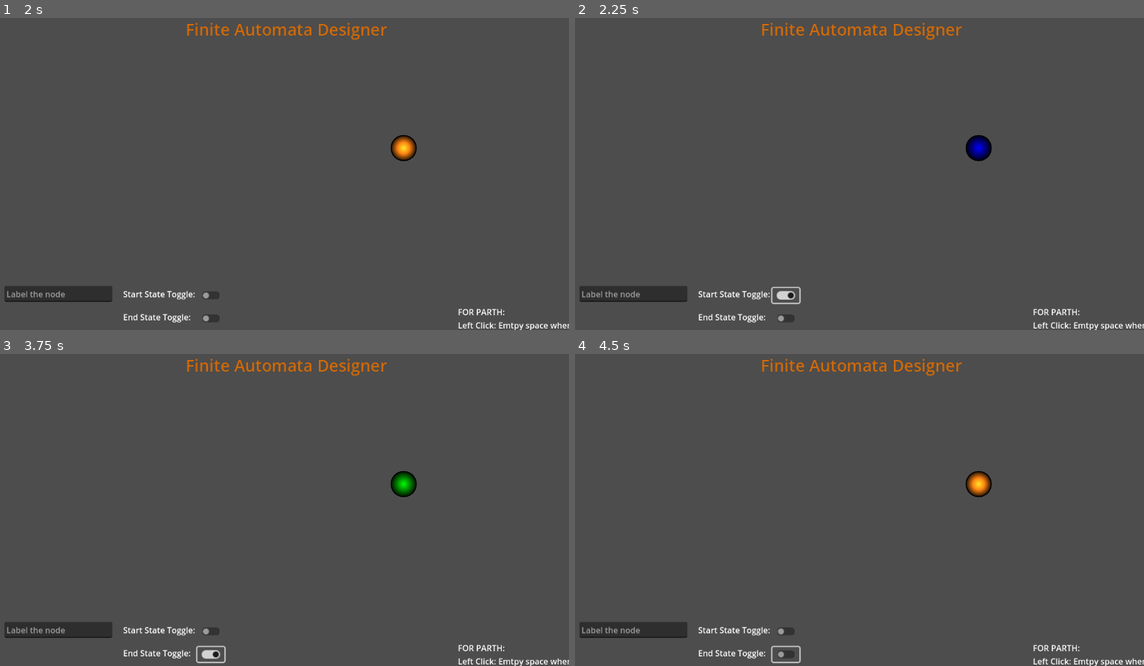
Above: before the commit, frames 1-4 (two rows, left to right).
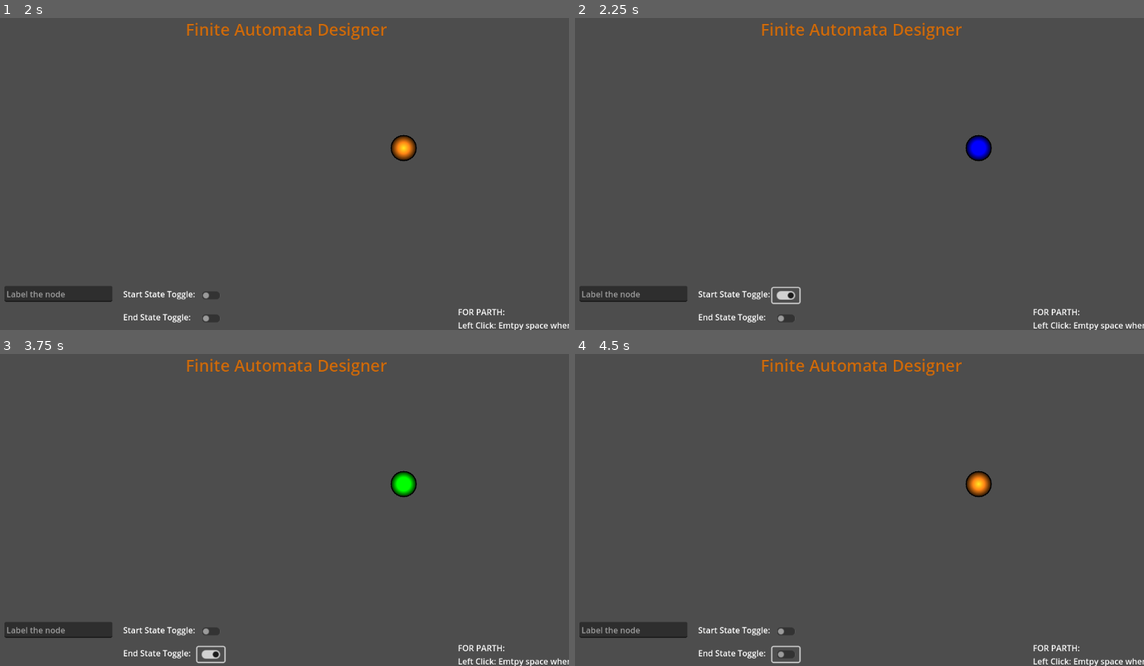
Above: after the commit, the same moments.

Repository: ParthP22/FiniteAutomataDesigner
Game: Godot game, scene res://main.tscn
The game is run twice, just before and just after one commit, with the same random seed, the same clock (stepped at 60 frames per second) and the same inputs. The engine's default icon, where the game draws it, is replaced by a stand-in: a white triangle on a blue panel in a dark square.
Inputs (mouse positions are in pixels of both pictures, inside the frame that each line leads up to):
- Up to frame 1 (2 s): click (56, 292) at 0.52 s; type "12" at 0.6 s; click (56, 317) at 0.75 s; type "12" at 0.83 s; tap Enter at 1.25 s; move the mouse to (403, 149) at 1.27 s; press the mouse at (403, 149) at 1.28 s
- Up to frame 2 (2.25 s): release the mouse at (978, 149) at 2 s; click (785, 295) at 2 s
- Up to frame 3 (3.75 s): click (210, 631) at 2.75 s; click (210, 653) at 3.5 s
- Up to frame 4 (4.5 s): click (785, 653) at 4.25 s

Frame 1 is identical in both runs. In frame 2, 0.2% of the frame differs, in the area x 68-74%, y 37-46%; in frame 3, 0.2%; in frame 4, nothing differs.

Commit message:
Reworked clicks again, arrows are selectable + editable

Diff:
--- a/finite-automata-designer/arrow.gd
+++ b/finite-automata-designer/arrow.gd
@@ -126,7 +126,12 @@
 		Vector2(node_center.x + node_rad/2 + 10 + 5, node_center.y - node_rad)
 	])
 
+func set_text(text: String):
+	label.text = ""
+	label.text = text
+
 func toggle_light():
+	print('reached arrow light')
 	if light.energy <= 0:
 		light.energy = 1
 	else:
--- a/finite-automata-designer/fa_node.gd
+++ b/finite-automata-designer/fa_node.gd
@@ -71,7 +71,6 @@
 func _add_to_going_to(node: Object, arrow: Object):
 	_going_to[node] = arrow
 
-
 func _add_to_incoming(node: Object, arrow: Object):
 	_incoming[node] = arrow
 
--- a/finite-automata-designer/main.gd
+++ b/finite-automata-designer/main.gd
@@ -89,32 +89,29 @@
 	var node = return_ray_point_result()
 	var mouse_pos = get_global_mouse_position()
 	# Rewriting click checks
+	# If nothing hit by raycast and no node selected
 	if !node and !_selected_node:
 		# If nothing is hit, draw the circle there
-		toggle_brightness()
-		toggle_arrow_brightness()
-		_selected_node = null
-		_selected_arrow = null
-		draw_state(mouse_pos)
+		deselect_arrow()
+		deselect_curr_node()
+		var state = draw_state(mouse_pos)
+		select_node(state)
 		return
 	if !node and _selected_node:
-		toggle_brightness()
-		toggle_arrow_brightness()
-		_selected_node = null
-		_selected_arrow = null
-	elif node is RigidBody2D:
-		_selected_arrow = null
-		toggle_brightness()
-		if _all_nodes.find(node) > -1:
-			_selected_node = node
-			toggle_brightness()
-			return
-	elif node is StaticBody2D:
+		# if nothing is hit and a node is selected, just reset and wait for the next click
+		deselect_arrow()
+		deselect_curr_node()
+		return
+	if node is RigidBody2D and _all_nodes.find(node) > -1:
+		# you hit a state, deselect the curr state and select the new one
+		select_node(node)
+		deselect_arrow()
+		return
+	elif node is StaticBody2D and !_selected_arrow:
+		# if you click an arrow, deselect curr state and any curr arrow
 		print("selected arrow")
-		toggle_brightness()
-		_selected_node = null
-		_selected_arrow = node
-		toggle_arrow_brightness()
+		deselect_curr_node()
+		select_arrow(node)
 	# If you click the anything else with a collision don't draw the circle
 	#if node is RigidBody2D and (node.get_child(0) is LineEdit or node.get_child(0) is CheckButton):
 		#print("clicked on an object that isn't state")
@@ -142,13 +139,40 @@
 		#toggle_brightness()
 
 
-func draw_state(mouse_pos: Vector2):
-	var state = _preloaded_fa_node.instantiate()
+func select_node(node: RigidBody2D):
+	if _selected_node:
+		deselect_curr_node()
+		_selected_node = node
+		_selected_node.toggle_light()
+	else:
+		_selected_node = node
+		_selected_node.toggle_light()
+
+func select_arrow(arrow: StaticBody2D):
+	if _selected_arrow:
+		deselect_arrow()
+		_selected_arrow = arrow
+		_selected_arrow.toggle_light()
+	else:
+		_selected_arrow = arrow
+		_selected_arrow.toggle_light()
+
+func deselect_curr_node():
+	if _selected_node:
+		_selected_node.toggle_light()
+		_selected_node = null
+
+func deselect_arrow():
+	if _selected_arrow:
+		_selected_arrow.toggle_light()
+		_selected_arrow = null
+
+func draw_state(mouse_pos: Vector2) -> RigidBody2D:
+	var state:RigidBody2D = _preloaded_fa_node.instantiate()
 	state.position = mouse_pos
-	_selected_node = state
 	add_child(state)
 	_all_nodes.append(state)
-	toggle_brightness()
+	return state
 
 # Draw a line between two states
 func connect_nodes():
@@ -179,10 +203,8 @@
 		_state_text_field.text = ""
 
 func _on_arrow_edit_text_submitted(new_text):
-	if _selected_node:
-		var out_arrows = _selected_node.get_outgoing()
-
-		_selected_node.set_text(new_text)
+	if _selected_arrow:
+		_selected_arrow.set_text(new_text)
 		_arrow_text_field.text = ""
 
 func _on_start_state_button_toggled(toggled_on):
